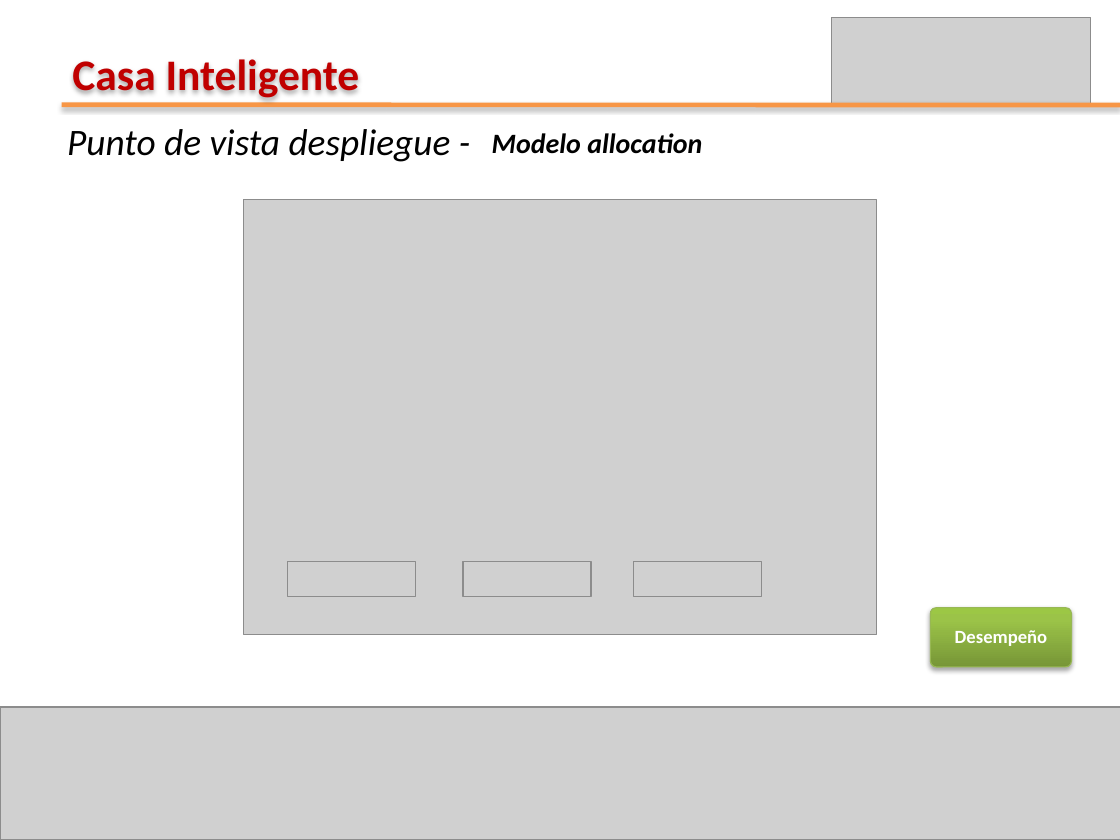
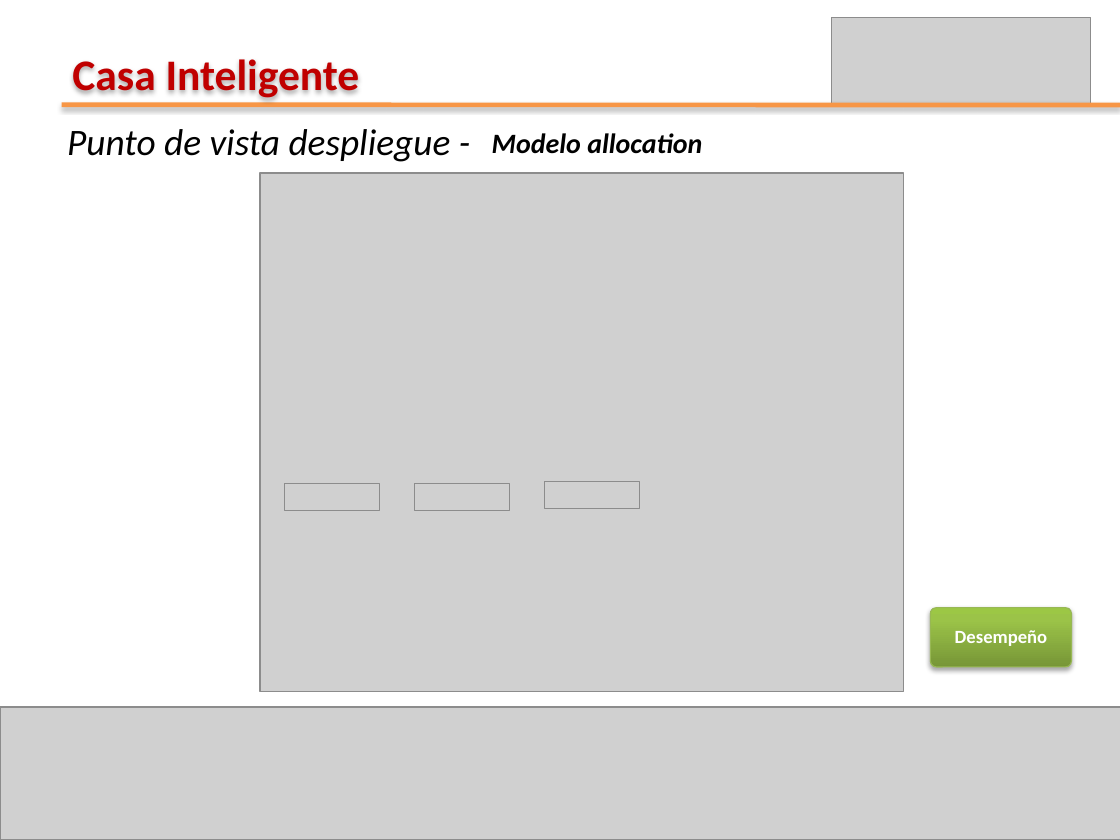
Before and after one commit to leseroth/ingenium-managment, a slide deck: slide 9 of CSOF5204 Arquitectura de Software/0609SegundaEntregaSAD.pptx. Drawn at 1120x840 pixels with LibreOffice and Linux fonts; fonts in the diff are those of the drawing; grey boxes stand for pictures. Boxes give left, top, right and bottom in pixels: in the first picture for what was removed or moved away, otherwise in the second. Text is boxed around its words. In the diff, an @@ line names an element or a change of style, - is before the commit and + after.

```diff
--- a/CSOF5204 Arquitectura de Software/0609SegundaEntregaSAD.pptx
+++ b/CSOF5204 Arquitectura de Software/0609SegundaEntregaSAD.pptx
@@ picture: place and size @@
-picture at <box>243,199,877,635</box>
+picture at <box>260,174,904,692</box>
@@ picture added at <box>284,484,380,511</box> @@
@@ picture added at <box>414,484,510,511</box> @@
@@ picture added at <box>544,482,640,508</box> @@
@@ picture removed at <box>288,561,416,597</box> @@
@@ picture removed at <box>463,561,590,597</box> @@
@@ picture removed at <box>634,561,762,597</box> @@
```
Also in this commit, not shown: 3 other slides changed.
